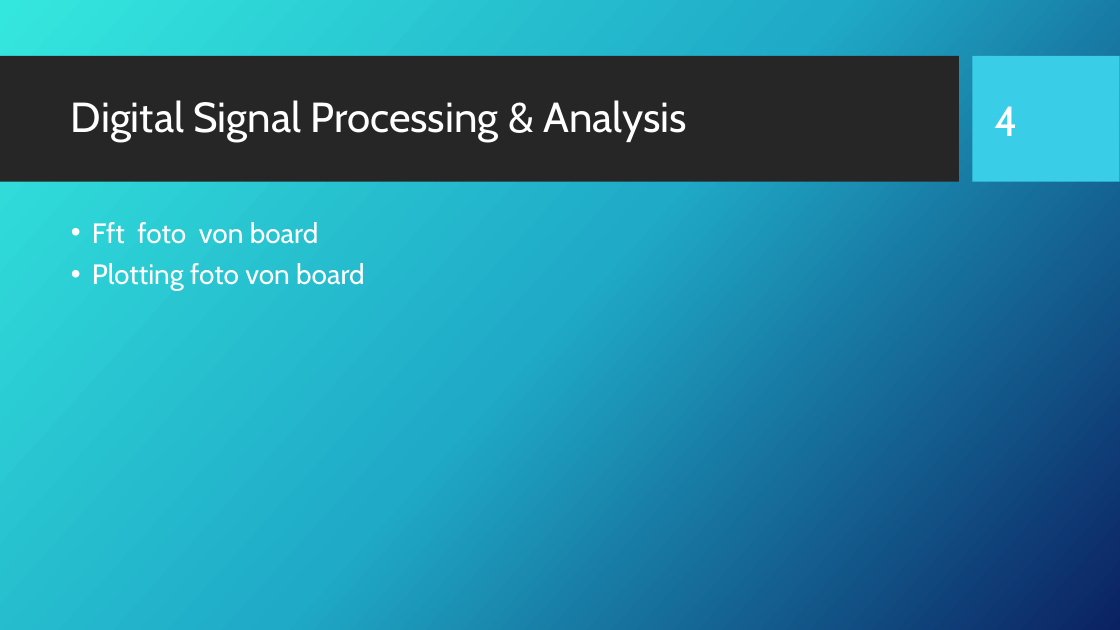
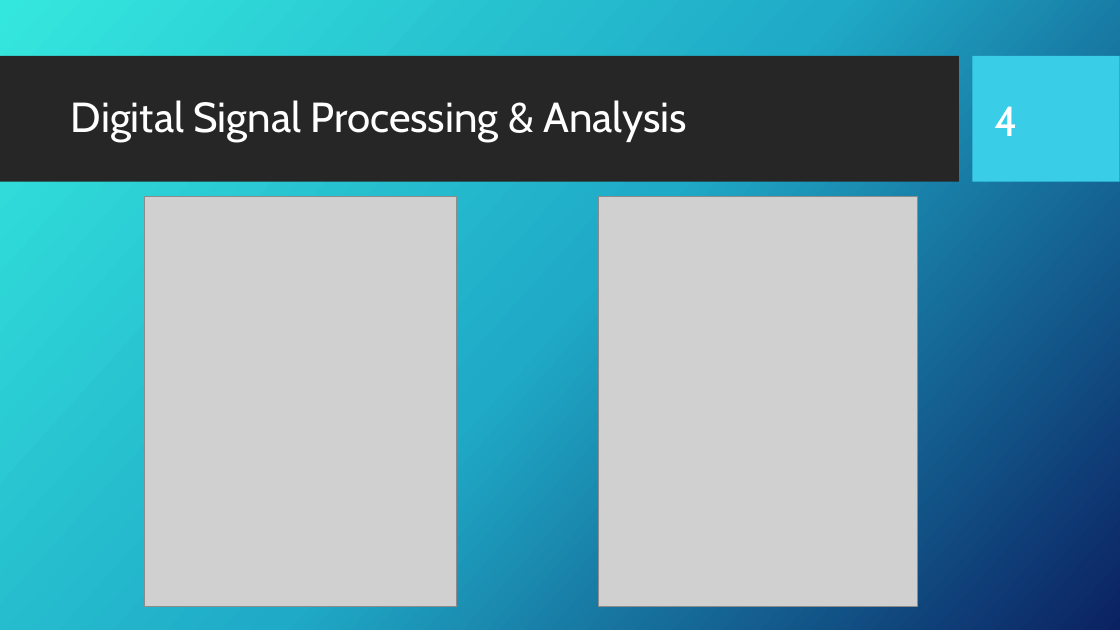
Before and after one commit to Tommy270502/PM3, a slide deck: slide 4 of 2_Assessments/Presentation.pptx. Drawn at 1120x630 pixels with LibreOffice and Linux fonts; fonts in the diff are those of the drawing; grey boxes stand for pictures; background and template pictures are left out. Boxes give left, top, right and bottom in pixels: in the first picture for what was removed or moved away, otherwise in the second. Text is boxed around its words. In the diff, an @@ line names an element or a change of style, - is before the commit and + after.

Commit message:
photos in presentation

```diff
--- a/2_Assessments/Presentation.pptx
+++ b/2_Assessments/Presentation.pptx
@@ picture added at [145,197,457,607] @@
@@ picture added at [599,197,918,607] @@
@@ text removed at [92,222,365,291] @@
-• Fft foto von board
-• Plotting foto von board
```
Also in this commit, not shown: 4 other slides changed.
